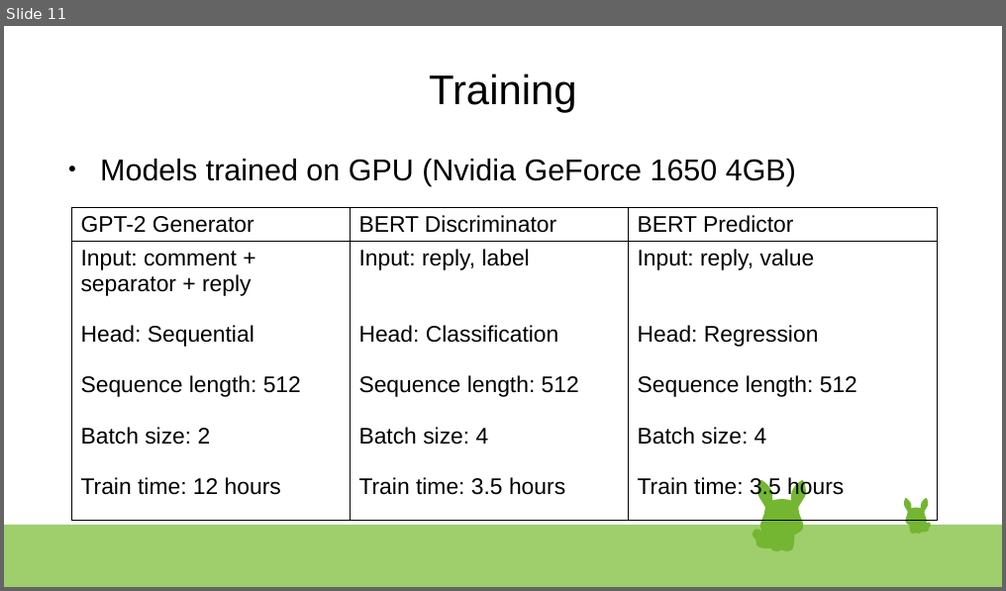
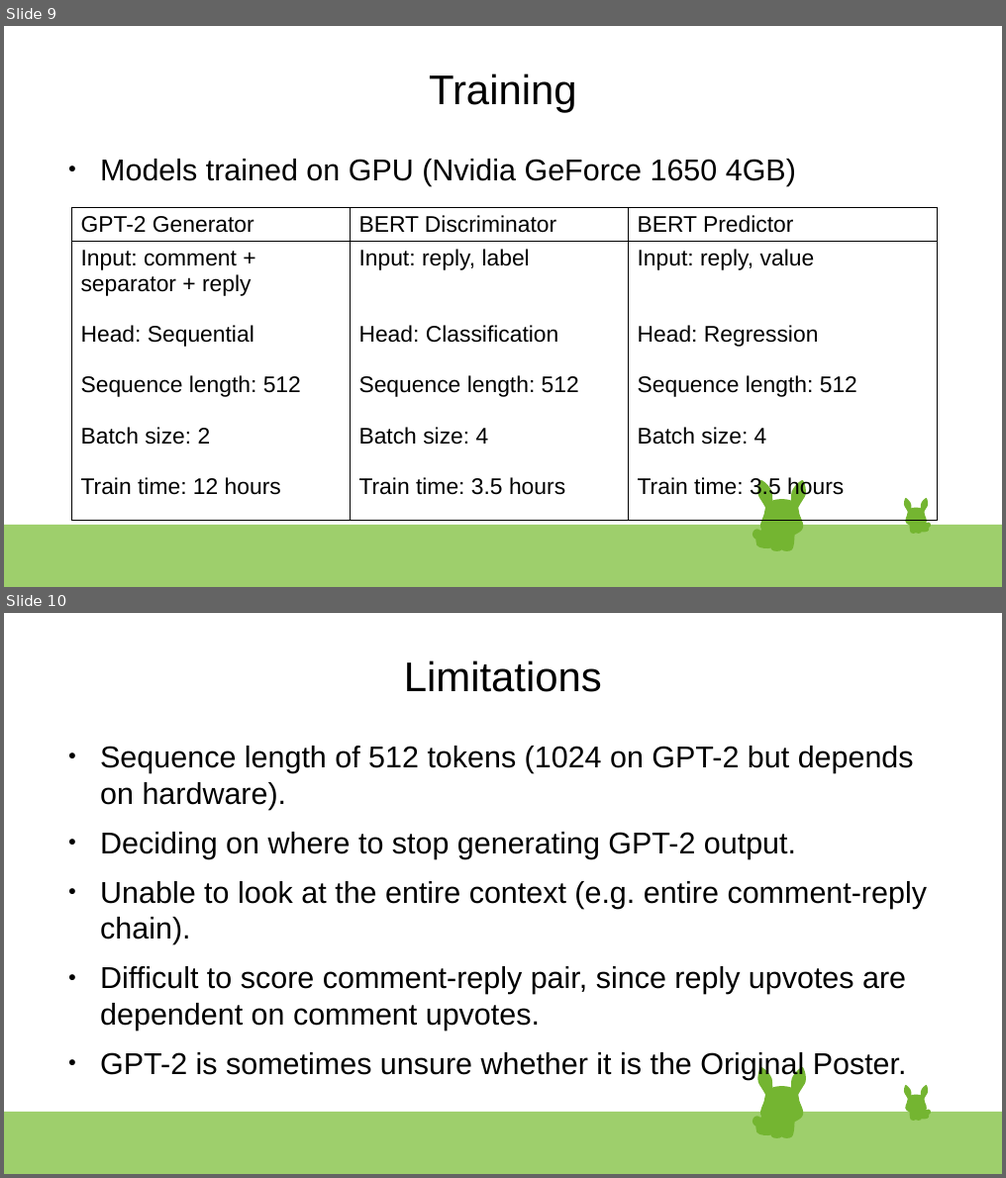
Before and after one commit to Charlie-Bell/final-project-spiced, a slide deck: presentation.odp. Shown one above the other, each under a label of ours: slide 11 before the commit, slides 9 and 10 after it. The pictures are 1006x591 and 1006x1178 pixels, drawn with LibreOffice and Linux fonts; fonts in the diff are those of the drawing. Boxes give left, top, right and bottom in pixels: in the first picture for what was removed or moved away, otherwise in the second. Text is boxed around its words. In the diff, an @@ line names an element or a change of style, - is before the commit and + after.

```diff
--- a/presentation.odp
+++ b/presentation.odp
@@ slide 10 added at <box>4,613,1002,1174</box>, background #FFFFFF; not listed: 47 template elements that a slide beside it also shows @@
@@ title added at <box>404,661,602,692</box>, 33 pt, text #000000 @@
+Limitations
@@ text added at <box>100,746,928,1075</box>, 24 pt, text #000000 @@
+● Sequence length of 512 tokens (1024 on GPT-2 but depends on hardware).
+● Deciding on where to stop generating GPT-2 output.
+● Unable to look at the entire context (e.g. entire comment-reply chain).
+● Difficult to score comment-reply pair, since reply upvotes are dependent on comment upvotes.
+● GPT-2 is sometimes unsure whether it is the Original Poster.
@@ what was slide 11 is now slide 9 @@
```
Also in this commit, not shown: 4 slides changed, 2 other slides added, 6 other files.
